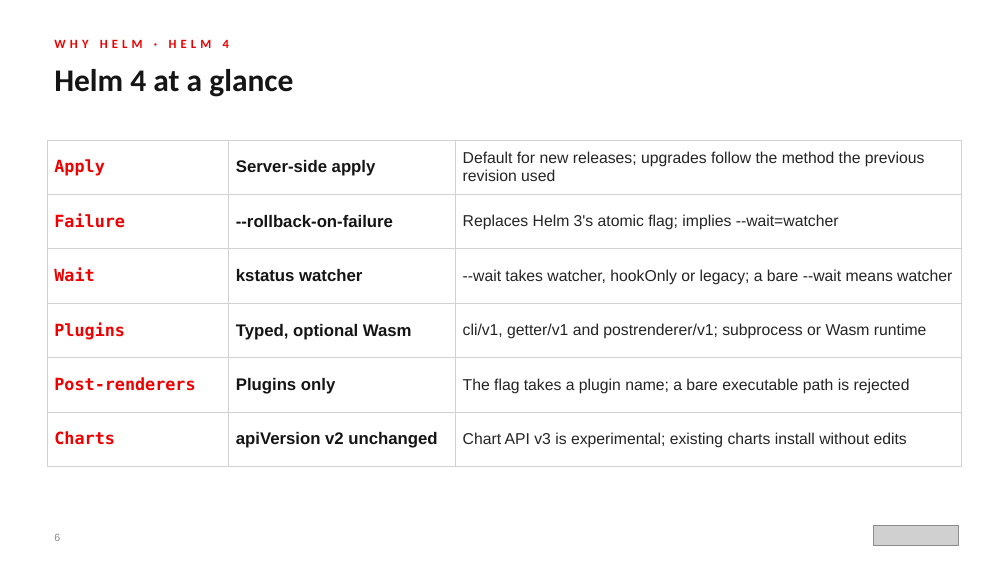
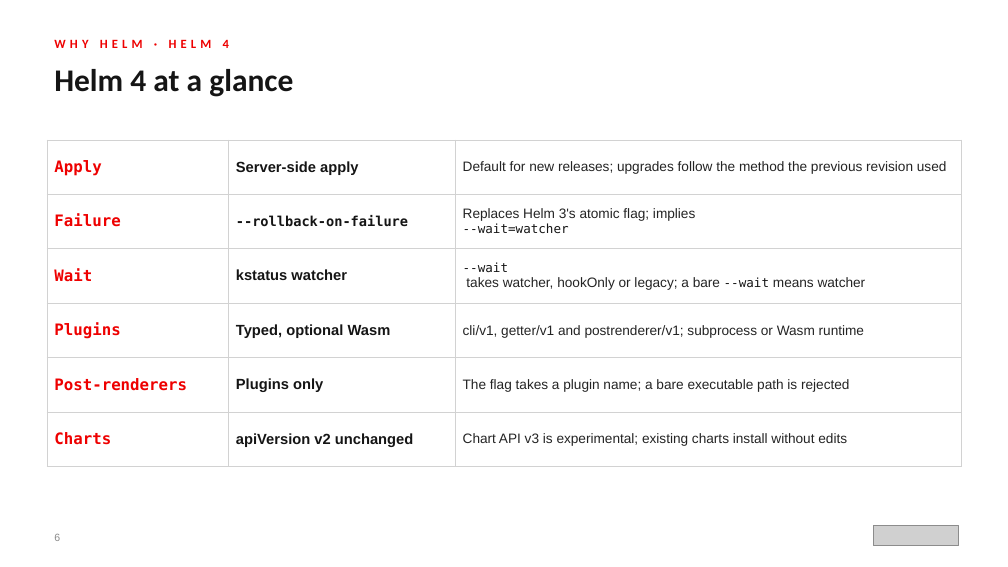
Before and after one commit to patterncatalyst/helm-for-developers, a slide deck: slide 6 of presentation/helm-101/Helm-101-r1.0.pptx. Drawn at 1008x567 pixels with LibreOffice and Linux fonts; fonts in the diff are those of the drawing; grey boxes stand for pictures. Boxes give left, top, right and bottom in pixels: in the first picture for what was removed or moved away, otherwise in the second. Text is boxed around its words. In the diff, an @@ line names an element or a change of style, - is before the commit and + after.

Commit message:
style(r1.0): unify deck helpers, mono flag runs, diagram scale, code auto-fit across 101 and 201

```diff
--- a/presentation/helm-101/Helm-101-r1.0.pptx
+++ b/presentation/helm-101/Helm-101-r1.0.pptx
@@ table at (x1=47, y1=140, x2=961, y2=467) @@
-row 2, column 3: Replaces Helm 3's atomic flag; implies --wait=watcher
+row 2, column 3: Replaces Helm 3's atomic flag; implies / --wait=watcher
-row 3, column 3: --wait takes watcher, hookOnly or legacy; a bare --wait means watcher
+row 3, column 3: --wait / takes watcher, hookOnly or legacy; a bare --wait means watcher
@@ size 16 to 15 pt in "Apply", "Failure", "Wait", "Plugins" and 2 more places @@
@@ size 16 to 14 pt in "Server-side apply", "kstatus watcher", "Typed, optional Wasm", "Plugins only" and 1 more places @@
@@ size 15 to 13 pt in "Default for new releases; upgrades follow the ...", "cli/v1, getter/v1 and postrenderer/v1; subprocess or Wasm ...", "The flag takes a plugin name; a ...", "Chart API v3 is experimental; existing charts ..." @@
@@ size 16 to 13 pt, font Arial to DejaVu Sans Mono in "--rollback-on-failure" @@
```
Also in this commit, not shown: 26 other slides changed, 42 other files.
